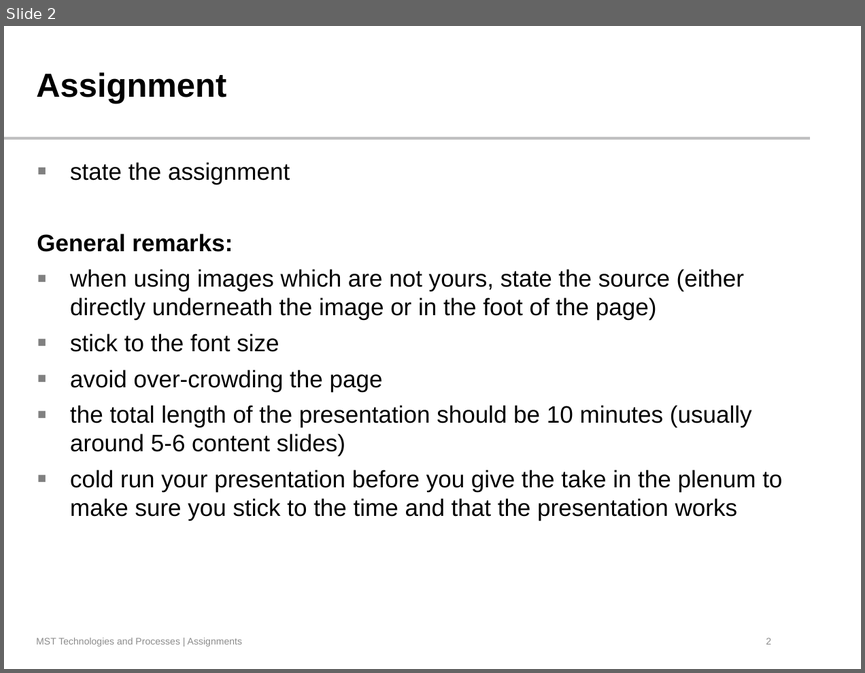
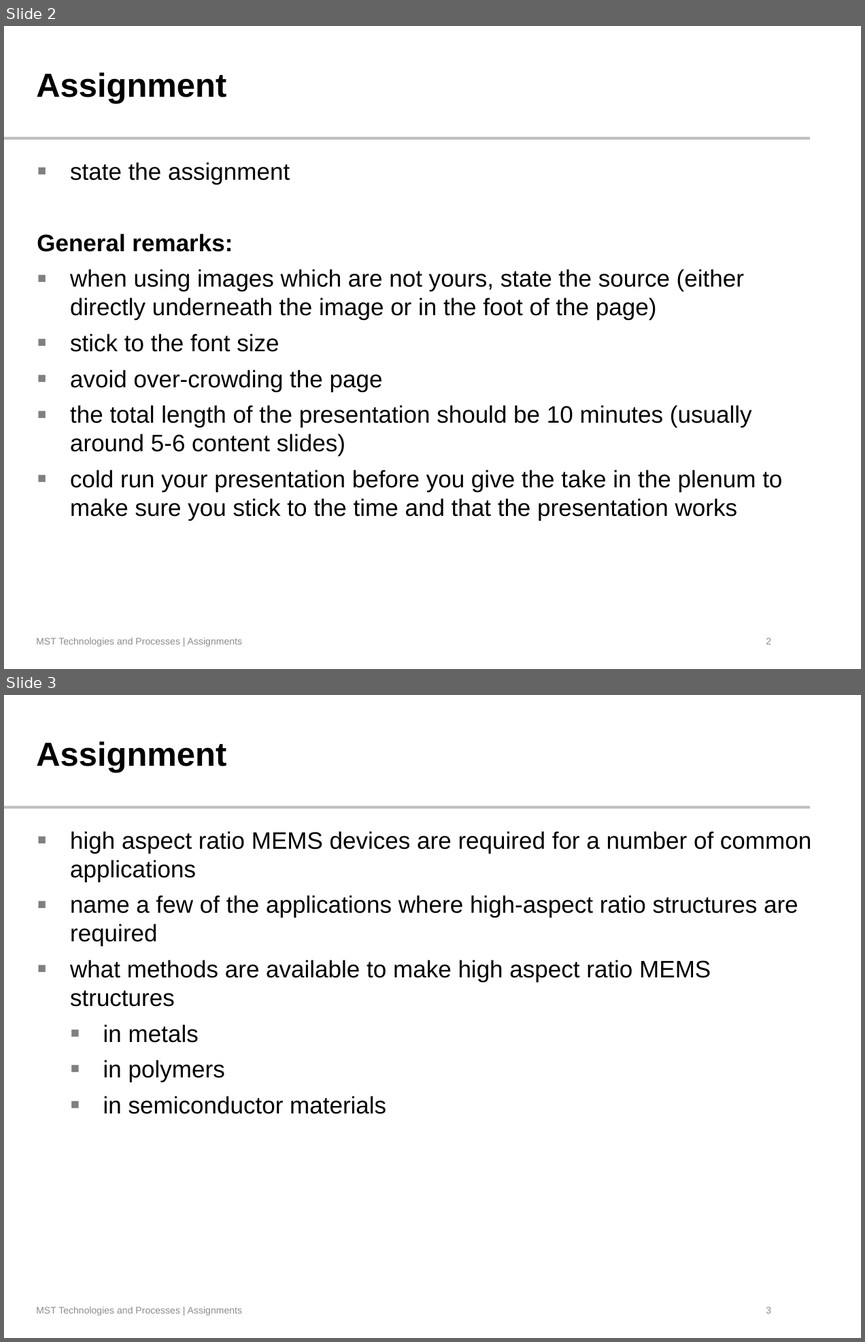
Before and after one commit to JayWiz/MST---High-Aspect-Ratio-MEMS, a slide deck: High_Aspect_Ratio_MEMS.pptx. Shown one above the other, each under a label of ours: slide 2 before the commit, slides 2 and 3 after it. The pictures are 865x673 and 865x1342 pixels, drawn with LibreOffice and Linux fonts; fonts in the diff are those of the drawing; background and template pictures are left out. Boxes give left, top, right and bottom in pixels: in the first picture for what was removed or moved away, otherwise in the second. Text is boxed around its words. In the diff, an @@ line names an element or a change of style, - is before the commit and + after.

```diff
--- a/High_Aspect_Ratio_MEMS.pptx
+++ b/High_Aspect_Ratio_MEMS.pptx
@@ slide 3 added at <box>4,695,861,1338</box>, background #FFFFFF; not listed: 3 template elements that a slide beside it also shows @@
@@ title added at <box>36,741,226,773</box>, 28 pt, text #000000, bold @@
+Assignment
@@ text added at <box>70,831,811,1114</box>, 20 pt, text #000000 @@
+▪ high aspect ratio MEMS devices are required for a number of common applications
+▪ name a few of the applications where high-aspect ratio structures are required
+▪ what methods are available to make high aspect ratio MEMS structures
+  ▪ in metals
+  ▪ in polymers
+  ▪ in semiconductor materials
```
Also in this commit, not shown: 1 slide changed, 5 other slides added, 2 slides removed, 5 other files.
